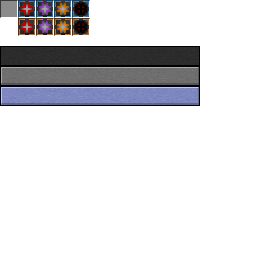
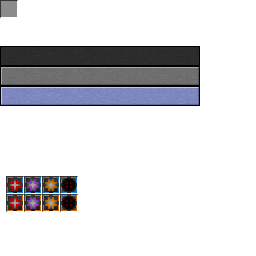
Layers edited between the first and the second 256 × 256 image:
painted on "power-overlay" over [7, 1, 89, 211]
painted on "widgets.png" over [1, 0, 198, 212]
